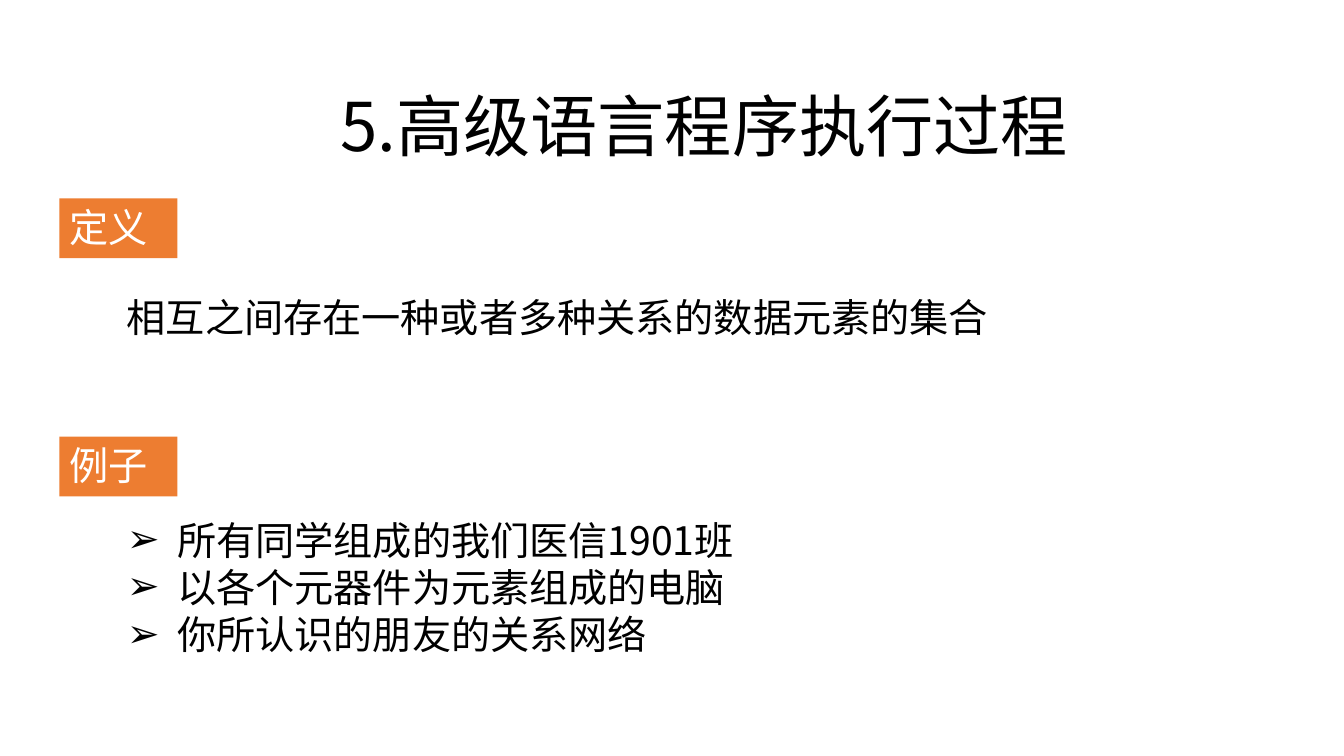
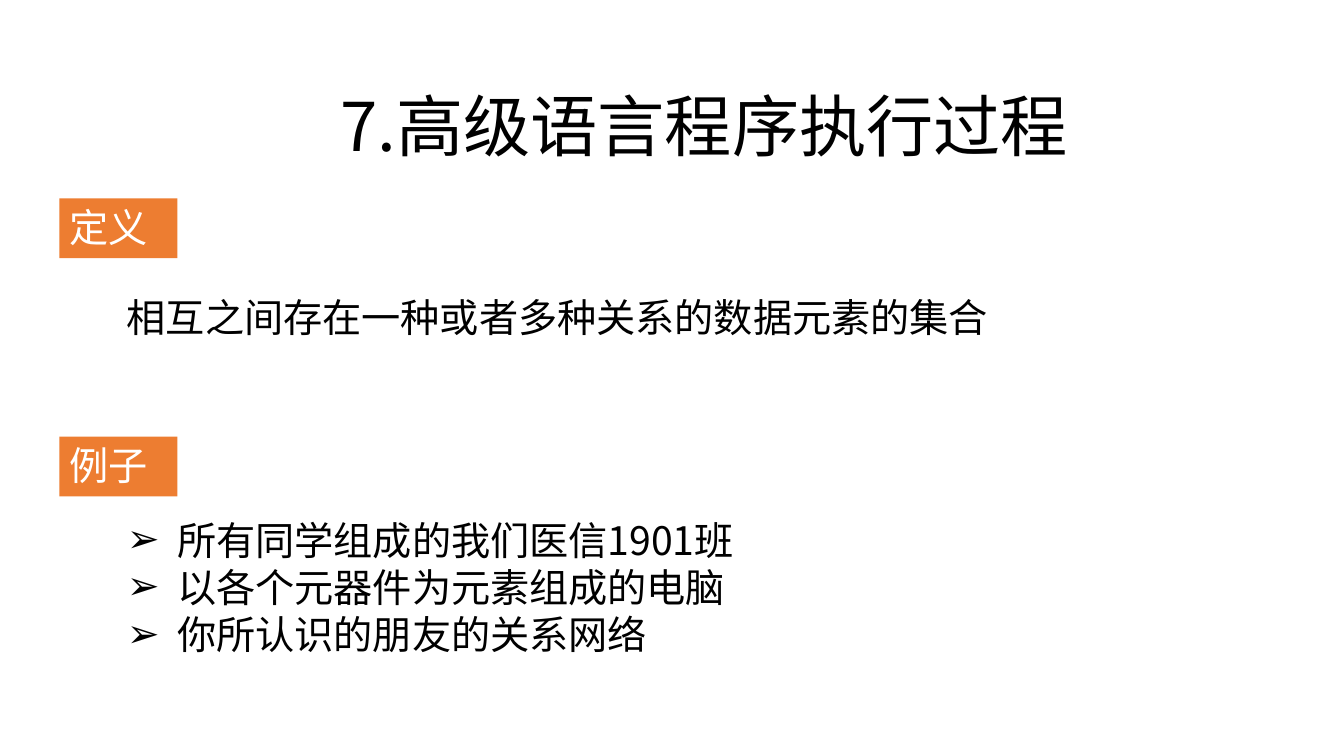
Before and after one commit to zjyesir/hmc_java_1, a slide deck: slide 15 of 1.1绪论.pptx (slide 13 before the commit). Drawn at 1344x756 pixels with LibreOffice and Linux fonts; fonts in the diff are those of the drawing; background and template pictures are left out. Boxes give left, top, right and bottom in pixels: in the first picture for what was removed or moved away, otherwise in the second. Text is boxed around its words. In the diff, an @@ line names an element or a change of style, - is before the commit and + after.

```diff
--- a/1.1绪论.pptx
+++ b/1.1绪论.pptx
@@ text at box(340, 94, 1068, 157): text changed @@
-5.高级语言程序执行过程
+7.高级语言程序执行过程
```
Also in this commit, not shown: 6 other slides changed, 4 slides added, 5 slides removed.
